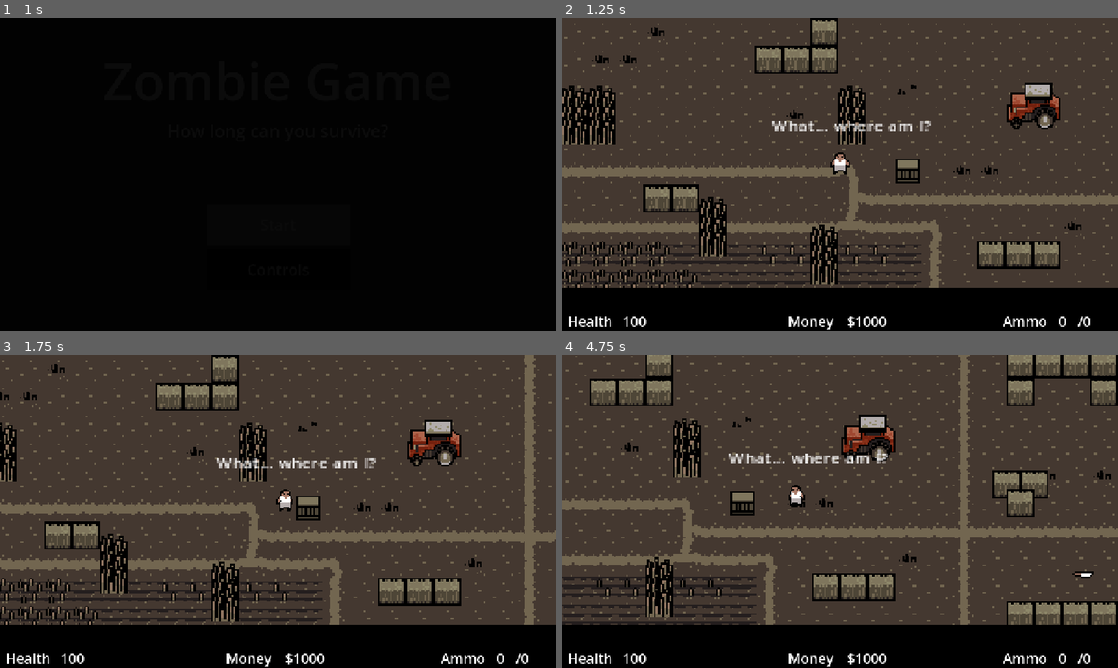
Above: before the commit, frames 1-4 (two rows, left to right).
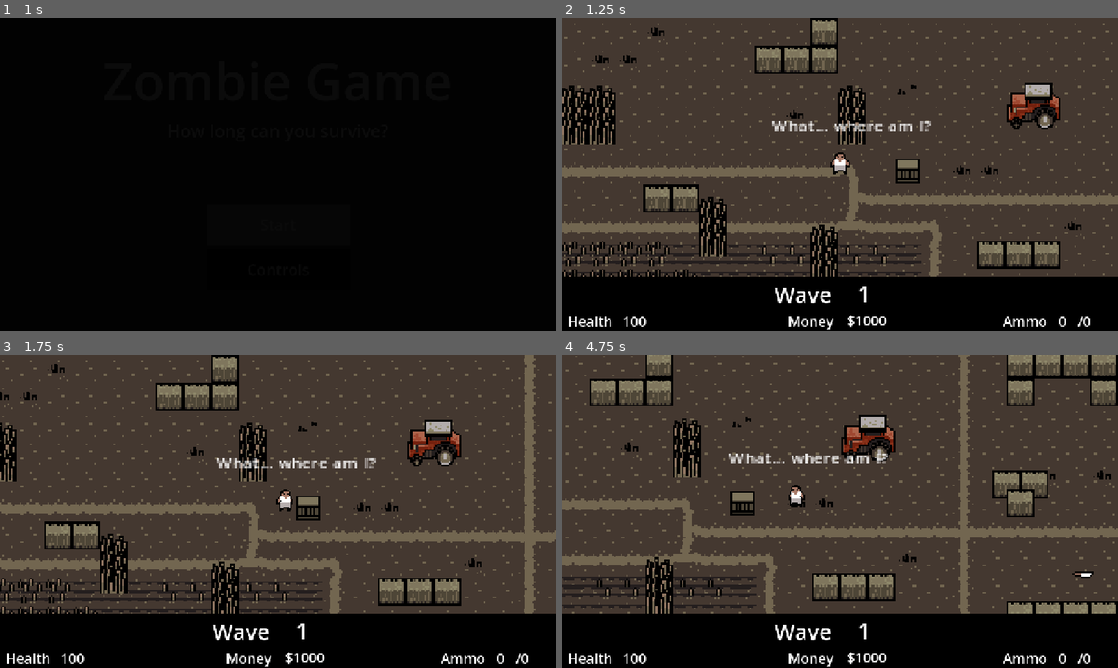
Above: after the commit, the same moments.

Repository: AmosMaddux/RogueZombies
Game: Godot game, scene res://scenes/main_menu.tscn
Two runs of this game, one before a commit and one after it. Both use one fixed random seed, a clock stepped at 60 frames per second and the inputs below.
Inputs (mouse positions are in pixels of both pictures, inside the frame that each line leads up to):
- Up to frame 1 (1 s): click "Start" at 0.5 s
- Up to frame 2 (1.25 s): no input
- Up to frame 3 (1.75 s): move the mouse to (400, 495) at 1.27 s; hold D (walk_right) from 1.28 s (still down); click (400, 495) at 1.35 s
- Up to frame 4 (4.75 s): move the mouse to (728, 527) at 2.02 s; release D (walk_right) at 2.03 s; hold S (walk_down) 2.03-2.78 s; click (728, 527) at 2.1 s; move the mouse to (895, 442) at 2.77 s; hold D (walk_right) 2.78-3.53 s; tap F (buy) at 2.85 s; click (895, 442) at 3.05 s; move the mouse to (812, 574) at 3.52 s; hold W (walk_up) 3.53-4.28 s; tap E (next_weapon) at 3.6 s; click (812, 574) at 3.8 s; move the mouse to (1006, 558) at 4.27 s; hold A (walk_left) from 4.28 s (still down); tap Q (previous_weapon) at 4.35 s; click (1006, 558) at 4.55 s

Frame 1 is identical in both runs. In frame 2, 3.6% of the frame differs, in the area x 0-100%, y 82-99%; in frame 3, 3.7%; in frame 4, 3.8%.

Commit message:
Added sfx

Diff:
--- /dev/null
+++ b/basic_font.tres
@@ -0,0 +1,4 @@
+[gd_resource type="LabelSettings" format=3 uid="uid://cf1moac4ukod8"]
+
+[resource]
+font_size = 32
--- /dev/null
+++ b/big_font.tres
@@ -0,0 +1,4 @@
+[gd_resource type="LabelSettings" format=3 uid="uid://ec184h1yss1i"]
+
+[resource]
+font_size = 50
--- a/project.godot
+++ b/project.godot
@@ -18,6 +18,7 @@
 [autoload]
 
 GameEvents="*uid://b1ghnll5vkpj4"
+MusicManager="*uid://7wrpbjgqry5w"
 
 [display]
 
--- a/scenes/hud.tscn
+++ b/scenes/hud.tscn
@@ -4,15 +4,16 @@
 [ext_resource type="Texture2D" uid="uid://cc6l1ck3ximc7" path="res://Zombie Apocalypse Tileset/Zombie Apocalypse Tileset/Organized separated sprites/Pickable Items and Weapons/Zombie-Tileset---_0337_Capa-338.png" id="2_oo0fn"]
 [ext_resource type="Texture2D" uid="uid://bj4hsbf1x7qid" path="res://Zombie Apocalypse Tileset/Zombie Apocalypse Tileset/Organized separated sprites/Pickable Items and Weapons/Zombie-Tileset---_0334_Capa-335.png" id="3_6fi6k"]
 [ext_resource type="Texture2D" uid="uid://cq18m13q8uqr1" path="res://Zombie Apocalypse Tileset/Zombie Apocalypse Tileset/Organized separated sprites/Pickable Items and Weapons/Zombie-Tileset---_0331_Capa-332.png" id="4_uo2fv"]
-
-[sub_resource type="LabelSettings" id="LabelSettings_toqtt"]
-font_size = 32
+[ext_resource type="Texture2D" uid="uid://dq4pe3oy75ddg" path="res://Zombie Apocalypse Tileset/Zombie Apocalypse Tileset/Organized separated sprites/Pickable Items and Weapons/Zombie-Tileset---_0327_Capa-328.png" id="5_5pdws"]
+[ext_resource type="LabelSettings" uid="uid://cf1moac4ukod8" path="res://basic_font.tres" id="5_047uy"]
+[ext_resource type="LabelSettings" uid="uid://ec184h1yss1i" path="res://big_font.tres" id="6_5pdws"]
 
 [node name="HUD" type="CanvasLayer" unique_id=1773076948]
 script = ExtResource("1_ahhtf")
 knife_icon = ExtResource("2_oo0fn")
 pistol_icon = ExtResource("3_6fi6k")
 shotgun_icon = ExtResource("4_uo2fv")
+gas_icon = ExtResource("5_5pdws")
 
 [node name="MarginContainer" type="MarginContainer" parent="." unique_id=1044027092]
 anchors_preset = 15
@@ -30,7 +31,7 @@
 anchor_top = 1.0
 anchor_right = 1.0
 anchor_bottom = 1.0
-offset_top = -100.0
+offset_top = -126.0
 grow_horizontal = 2
 grow_vertical = 0
 color = Color(0, 0, 0, 1)
@@ -48,7 +49,7 @@
 grow_horizontal = 0
 grow_vertical = 0
 text = "Ammo"
-label_settings = SubResource("LabelSettings_toqtt")
+label_settings = ExtResource("5_047uy")
 
 [node name="AmmoNum" type="Label" parent="MarginContainer/Control/ColorRect" unique_id=195365579]
 layout_mode = 1
@@ -63,7 +64,7 @@
 grow_horizontal = 0
 grow_vertical = 0
 text = "0"
-label_settings = SubResource("LabelSettings_toqtt")
+label_settings = ExtResource("5_047uy")
 
 [node name="AmmoReserveNum" type="Label" parent="MarginContainer/Control/ColorRect" unique_id=172782819]
 layout_mode = 1
@@ -78,7 +79,7 @@
 grow_horizontal = 0
 grow_vertical = 0
 text = "/0"
-label_settings = SubResource("LabelSettings_toqtt")
+label_settings = ExtResource("5_047uy")
 
 [node name="HealthText" type="Label" parent="MarginContainer/Control/ColorRect" unique_id=1664805580]
 layout_mode = 1
@@ -90,7 +91,7 @@
 offset_right = 116.0
 grow_vertical = 0
 text = "Health"
-label_settings = SubResource("LabelSettings_toqtt")
+label_settings = ExtResource("5_047uy")
 
 [node name="HealthNum" type="Label" parent="MarginContainer/Control/ColorRect" unique_id=1476605264]
 layout_mode = 1
@@ -102,7 +103,7 @@
 offset_right = 197.0
 grow_vertical = 0
 text = "0"
-label_settings = SubResource("LabelSettings_toqtt")
+label_settings = ExtResource("5_047uy")
 
 [node name="MoneyText" type="Label" parent="MarginContainer/Control/ColorRect" unique_id=1354395673]
 layout_mode = 1
@@ -117,7 +118,7 @@
 grow_horizontal = 2
 grow_vertical = 0
 text = "Money"
-label_settings = SubResource("LabelSettings_toqtt")
+label_settings = ExtResource("5_047uy")
 
 [node name="MoneyNum" type="Label" parent="MarginContainer/Control/ColorRect" unique_id=356574885]
 layout_mode = 1
@@ -127,12 +128,45 @@
 anchor_right = 0.5
 anchor_bottom = 1.0
 offset_left = 32.0
-offset_top = -45.0
+offset_top = -47.0
 offset_right = 90.0
+offset_bottom = -2.0
 grow_horizontal = 2
 grow_vertical = 0
 text = "0"
-label_settings = SubResource("LabelSettings_toqtt")
+label_settings = ExtResource("5_047uy")
+
+[node name="WaveText" type="Label" parent="MarginContainer/Control/ColorRect" unique_id=80823732]
+layout_mode = 1
+anchors_preset = 7
+anchor_left = 0.5
+anchor_top = 1.0
+anchor_right = 0.5
+anchor_bottom = 1.0
+offset_left = -151.0
+offset_top = -119.0
+offset_right = 13.0
+offset_bottom = -50.0
+grow_horizontal = 2
+grow_vertical = 0
+text = "Wave"
+label_settings = ExtResource("6_5pdws")
+
+[node name="WaveNum" type="Label" parent="MarginContainer/Control/ColorRect" unique_id=1370670195]
+layout_mode = 1
+anchors_preset = 7
+anchor_left = 0.5
+anchor_top = 1.0
+anchor_right = 0.5
+anchor_bottom = 1.0
+offset_left = 41.0
+offset_top = -121.0
+offset_right = 99.0
+offset_bottom = -52.0
+grow_horizontal = 2
+grow_vertical = 0
+text = "0"
+label_settings = ExtResource("6_5pdws")
 
 [node name="WeaponIcon" type="TextureRect" parent="MarginContainer/Control/ColorRect" unique_id=888283606]
 layout_mode = 1
@@ -141,9 +175,25 @@
 anchor_top = 0.5
 anchor_right = 1.0
 anchor_bottom = 0.5
-offset_left = -218.0
-offset_top = -47.0
-offset_right = -105.0
+offset_left = -268.0
+offset_top = -53.0
+offset_right = -144.0
 offset_bottom = 15.0
 grow_horizontal = 0
 grow_vertical = 2
+stretch_mode = 4
+
+[node name="GasIcon" type="TextureRect" parent="MarginContainer/Control/ColorRect" unique_id=974543616]
+layout_mode = 1
+anchors_preset = 6
+anchor_left = 1.0
+anchor_top = 0.5
+anchor_right = 1.0
+anchor_bottom = 0.5
+offset_left = -99.0
+offset_top = -53.0
+offset_right = -18.0
+offset_bottom = 15.0
+grow_horizontal = 0
+grow_vertical = 2
+stretch_mode = 4
--- a/scenes/knife.tscn
+++ b/scenes/knife.tscn
@@ -3,6 +3,7 @@
 [ext_resource type="Script" uid="uid://bv6y3y31u437b" path="res://scripts/knife.gd" id="1_syuqf"]
 [ext_resource type="Texture2D" uid="uid://wb85l2xltqjb" path="res://Zombie Apocalypse Tileset/Zombie Apocalypse Tileset/Organized separated sprites/Pickable Items and Weapons/Zombie-Tileset---_0338_Capa-339.png" id="1_ufhdc"]
 [ext_resource type="PackedScene" uid="uid://e1kqrpwdlydh" path="res://scenes/slash_fx.tscn" id="2_amocf"]
+[ext_resource type="AudioStream" uid="uid://c0vxucuqkcpif" path="res://sfx/knife_hit.mp3" id="4_rhlpq"]
 
 [sub_resource type="RectangleShape2D" id="RectangleShape2D_syuqf"]
 size = Vector2(12, 4)
@@ -30,5 +31,9 @@
 shape = SubResource("RectangleShape2D_amocf")
 disabled = true
 
+[node name="AudioStreamPlayer" type="AudioStreamPlayer" parent="." unique_id=1321121650]
+stream = ExtResource("4_rhlpq")
+volume_db = -15.0
+
 [connection signal="body_entered" from="." to="." method="_on_body_entered"]
 [connection signal="body_entered" from="hitbox" to="." method="_on_hitbox_body_entered"]
--- a/scenes/pistol.tscn
+++ b/scenes/pistol.tscn
@@ -4,6 +4,7 @@
 [ext_resource type="Texture2D" uid="uid://bj4hsbf1x7qid" path="res://Zombie Apocalypse Tileset/Zombie Apocalypse Tileset/Organized separated sprites/Pickable Items and Weapons/Zombie-Tileset---_0334_Capa-335.png" id="2_1e3ry"]
 [ext_resource type="PackedScene" uid="uid://dindvgje25rg7" path="res://scenes/bullet.tscn" id="2_t6oaa"]
 [ext_resource type="PackedScene" uid="uid://cox4xbaoj0qu3" path="res://scenes/pistol_fire_fx.tscn" id="3_t6oaa"]
+[ext_resource type="AudioStream" uid="uid://dx75vxyjcd7nx" path="res://sfx/pistol_shot.wav" id="5_4hq71"]
 
 [sub_resource type="RectangleShape2D" id="RectangleShape2D_t6oaa"]
 size = Vector2(8, 6)
@@ -27,4 +28,8 @@
 wait_time = 0.1
 one_shot = true
 
+[node name="AudioStreamPlayer2D" type="AudioStreamPlayer" parent="." unique_id=1139266614]
+stream = ExtResource("5_4hq71")
+volume_db = -15.0
+
 [connection signal="body_entered" from="." to="." method="_on_body_entered"]
--- a/scenes/player.tscn
+++ b/scenes/player.tscn
@@ -11,6 +11,7 @@
 [ext_resource type="Texture2D" uid="uid://j02qymyeokri" path="res://Zombie Apocalypse Tileset/Zombie Apocalypse Tileset/Organized separated sprites/Player Character Walking Animation Frames/Zombie-Tileset---_0479_Capa-480.png" id="4_3v2ag"]
 [ext_resource type="Texture2D" uid="uid://co5colcexfyfb" path="res://Zombie Apocalypse Tileset/Zombie Apocalypse Tileset/Organized separated sprites/Damaged Player Animation Frames/Zombie-Tileset---_0487_Capa-488.png" id="4_60mlk"]
 [ext_resource type="PackedScene" uid="uid://dg8ujyj2k82h0" path="res://scenes/knife.tscn" id="4_a38lo"]
+[ext_resource type="AudioStream" uid="uid://u6usi5jkm4ve" path="res://sfx/player_hit.mp3" id="5_4ni07"]
 [ext_resource type="Texture2D" uid="uid://drmmthjysasn0" path="res://Zombie Apocalypse Tileset/Zombie Apocalypse Tileset/Organized separated sprites/Blood Animation Frames/Zombie-Tileset---_0379_Capa-380.png" id="5_i4ail"]
 [ext_resource type="Texture2D" uid="uid://d20rk2noveh2q" path="res://Zombie Apocalypse Tileset/Zombie Apocalypse Tileset/Organized separated sprites/Player Character Walking Animation Frames/Zombie-Tileset---_0480_Capa-481.png" id="5_jej6c"]
 [ext_resource type="Texture2D" uid="uid://bvmaucelt0k2t" path="res://Zombie Apocalypse Tileset/Zombie Apocalypse Tileset/Organized separated sprites/Blood Animation Frames/Zombie-Tileset---_0380_Capa-381.png" id="6_a38lo"]
@@ -165,6 +166,7 @@
 shotgun_scene = ExtResource("2_4r5pv")
 pistol_scene = ExtResource("3_i4ail")
 knife_scene = ExtResource("4_a38lo")
+hit_grunt = ExtResource("5_4ni07")
 
 [node name="Visuals" type="Node2D" parent="." unique_id=1407934232]
 
@@ -204,4 +206,6 @@
 wait_time = 5.0
 one_shot = true
 
+[node name="AudioStreamPlayer" type="AudioStreamPlayer" parent="." unique_id=466072901]
+
 [connection signal="timeout" from="DialogueText/Timer" to="DialogueText" method="_on_timer_timeout"]
--- a/scenes/shotgun.tscn
+++ b/scenes/shotgun.tscn
@@ -4,6 +4,7 @@
 [ext_resource type="Texture2D" uid="uid://cq18m13q8uqr1" path="res://Zombie Apocalypse Tileset/Zombie Apocalypse Tileset/Organized separated sprites/Pickable Items and Weapons/Zombie-Tileset---_0331_Capa-332.png" id="1_voyse"]
 [ext_resource type="PackedScene" uid="uid://dindvgje25rg7" path="res://scenes/bullet.tscn" id="2_1ya1i"]
 [ext_resource type="PackedScene" uid="uid://ccdnchj4tnrmy" path="res://scenes/shotgun_fire_fx.tscn" id="3_w47vr"]
+[ext_resource type="AudioStream" uid="uid://drrq68q80ac8t" path="res://sfx/shotgun_shot.wav" id="5_ma6dp"]
 
 [sub_resource type="RectangleShape2D" id="RectangleShape2D_gnj2g"]
 size = Vector2(16, 6)
@@ -25,4 +26,8 @@
 [node name="Timer" type="Timer" parent="." unique_id=2143034378]
 one_shot = true
 
+[node name="AudioStreamPlayer" type="AudioStreamPlayer" parent="." unique_id=676084681]
+stream = ExtResource("5_ma6dp")
+volume_db = -15.0
+
 [connection signal="body_entered" from="." to="." method="_on_body_entered"]
--- a/scenes/skinny_enemy.tscn
+++ b/scenes/skinny_enemy.tscn
@@ -2,6 +2,7 @@
 
 [ext_resource type="Script" uid="uid://4u7ehb6l1kcy" path="res://scripts/skinny_enemy.gd" id="1_xh6oc"]
 [ext_resource type="PackedScene" uid="uid://dlpbqodyye8pc" path="res://scenes/money.tscn" id="2_v86dr"]
+[ext_resource type="AudioStream" uid="uid://b4ga4f7syvqr7" path="res://sfx/zombie_hit.wav" id="3_mfr1p"]
 [ext_resource type="Texture2D" uid="uid://cw8nnewnorr6s" path="res://Zombie Apocalypse Tileset/Zombie Apocalypse Tileset/Organized separated sprites/Damaged Skinny Zombie Animation Frames/Zombie-Tileset---_0404_Capa-405.png" id="3_v86dr"]
 [ext_resource type="Texture2D" uid="uid://buacr4p5igag7" path="res://Zombie Apocalypse Tileset/Zombie Apocalypse Tileset/Organized separated sprites/Damaged Skinny Zombie Animation Frames/Zombie-Tileset---_0405_Capa-406.png" id="4_mfr1p"]
 [ext_resource type="Texture2D" uid="uid://drmmthjysasn0" path="res://Zombie Apocalypse Tileset/Zombie Apocalypse Tileset/Organized separated sprites/Blood Animation Frames/Zombie-Tileset---_0379_Capa-380.png" id="5_rcwx6"]
@@ -134,6 +135,7 @@
 collision_layer = 2
 script = ExtResource("1_xh6oc")
 money_scene = ExtResource("2_v86dr")
+hit_grunt = ExtResource("3_mfr1p")
 
 [node name="Visuals" type="Node2D" parent="." unique_id=1730551592]
 
@@ -150,3 +152,5 @@
 [node name="NavigationAgent2D" type="NavigationAgent2D" parent="." unique_id=402544949]
 path_desired_distance = 2.0
 target_desired_distance = 2.0
+
+[node name="AudioStreamPlayer" type="AudioStreamPlayer" parent="." unique_id=1637615504]
--- a/scripts/game_events.gd
+++ b/scripts/game_events.gd
@@ -12,3 +12,4 @@
 
 #Wave Events
 signal wave_over()
+signal new_wave_started(wave_num)
--- a/scripts/hud.gd
+++ b/scripts/hud.gd
@@ -4,11 +4,14 @@
 @onready var ammo_num: Label = $MarginContainer/Control/ColorRect/AmmoNum
 @onready var money_num: Label = $MarginContainer/Control/ColorRect/MoneyNum
 @onready var ammo_reserve_num: Label = $MarginContainer/Control/ColorRect/AmmoReserveNum
-@onready var weapon_icon: TextureRect = $MarginContainer/Control/ColorRect/WeaponIcon
+@onready var weapon_icon_slot: TextureRect = $MarginContainer/Control/ColorRect/WeaponIcon
+@onready var gas_icon_slot: TextureRect = $MarginContainer/Control/ColorRect/GasIcon
+@onready var wave_num: Label = $MarginContainer/Control/ColorRect/WaveNum
 
 @export var knife_icon: Texture2D
 @export var pistol_icon: Texture2D
 @export var shotgun_icon: Texture2D
+@export var gas_icon: Texture2D
 
 
 # Called when the node enters the scene tree for the first time.
@@ -17,6 +20,7 @@
 	GameEvents.player_ammo_changed.connect(on_ammo_updated)
 	GameEvents.weapon_changed.connect(on_weapon_name_changed)
 	GameEvents.money_changed.connect(on_money_changed)
+	GameEvents.new_wave_started.connect(on_wave_updated)
 
 func on_health_updated(new_health):
 	health_num.text = str(new_health)
@@ -28,17 +32,20 @@
 func on_weapon_name_changed(new_weapon_name):
 	#weapon_name_text.text = new_weapon_name
 	if new_weapon_name == "knife":
-		weapon_icon.texture = knife_icon
+		weapon_icon_slot.texture = knife_icon
 	elif new_weapon_name == "Pistol":
-		weapon_icon.texture = pistol_icon
+		weapon_icon_slot.texture = pistol_icon
 	elif new_weapon_name == "Shotgun":
-		weapon_icon.texture = shotgun_icon
+		weapon_icon_slot.texture = shotgun_icon
 	else:
 		print("Invalid weapon name. Icon cannot be set!")
 
 func on_money_changed(new_money):
 	money_num.text = ("$" + str(new_money))
 
+func on_wave_updated(new_wave):
+	wave_num.text = str(new_wave)
+
 # Called every frame. 'delta' is the elapsed time since the previous frame.
 func _process(delta: float) -> void:
 	pass
--- a/scripts/knife.gd
+++ b/scripts/knife.gd
@@ -8,6 +8,7 @@
 
 #Child Nodes
 @onready var hitbox: CollisionShape2D = $hitbox/CollisionShape2D
+@onready var audio_stream_player: AudioStreamPlayer = $AudioStreamPlayer
 
 
 #Packed Scenes
@@ -20,11 +21,14 @@
 			targets_hit.clear()
 			#Enable hitbox of knife
 			hitbox.set_deferred("disabled", false)
+			#Randomaize pitch of knife swing sfx
+			audio_stream_player.pitch_scale = randf_range(0.7, 1.3)
 			#Tween the knife so it looks like a slash
 			var tween = create_tween()
 			#Wind up
 			tween.tween_property(self, "rotation", deg_to_rad(-45), 0.05)
 			tween.parallel().tween_property(self, "position:y", -10.0, 0.05)
+			tween.tween_callback(func(): audio_stream_player.play())
 			#Slash
 			tween.tween_property(self, "rotation", deg_to_rad(45), 0.1).set_trans(Tween.TRANS_QUART).set_ease(Tween.EASE_OUT)
 			tween.parallel().tween_property(self, "position:y", 5.0, 0.1)
--- /dev/null
+++ b/scripts/music_manager.gd
@@ -0,0 +1,20 @@
+extends Node
+
+var audio_player: AudioStreamPlayer
+
+var music: AudioStream = load("res://sfx/main_music.mp3")
+
+func _ready():
+	audio_player = AudioStreamPlayer.new()
+	add_child(audio_player)
+	play_track(music)
+
+func play_track(stream: AudioStream):
+	if audio_player.stream == stream and audio_player.playing:
+		return # Already playing this track
+
+	audio_player.stream = stream
+	audio_player.play()
+
+func stop_music():
+	audio_player.stop()
--- a/scripts/pistol.gd
+++ b/scripts/pistol.gd
@@ -10,12 +10,14 @@
 @onready var hitbox: CollisionShape2D = $hitbox/CollisionShape2D
 @onready var bullet_spawn_point: Marker2D = $BulletSpawnPoint
 @onready var cooldown: Timer = $Timer
+@onready var audio_stream_player_2d: AudioStreamPlayer = $AudioStreamPlayer2D
 
 #Packed Scenes
 @export var bullet_scene: PackedScene
 @export var fire_fx: PackedScene
 
 var player: Player
+
 
 func _ready() -> void:
 	player = get_tree().get_first_node_in_group("player")
@@ -27,6 +29,10 @@
 
 		player.pistol_current_ammo -= 1
 		GameEvents.player_ammo_changed.emit(player.pistol_current_ammo, player.pistol_ammo_reserves)
+
+		#Play SFX
+		audio_stream_player_2d.pitch_scale = randf_range(0.7, 1.3)
+		audio_stream_player_2d.play()
 
 		#Instantiate bullet and flash
 		var bullet := bullet_scene.instantiate()
--- a/scripts/player.gd
+++ b/scripts/player.gd
@@ -8,6 +8,7 @@
 @onready var weapon_pivot: Node2D = $WeaponPivot
 @onready var weapon_slot: Marker2D = $WeaponPivot/WeaponSlot
 @onready var dialogue_text: Label = $DialogueText
+@onready var audio_stream_player: AudioStreamPlayer = $AudioStreamPlayer
 
 #Health Vars
 var health := 100
@@ -47,6 +48,9 @@
 var shotgun_max_ammo := 4
 var shotgun_current_ammo := 0
 var shotgun_ammo_reserves := 16
+
+#SFX
+@export var hit_grunt: AudioStream
 
 func _ready() -> void:
 	#Initialize UI
@@ -102,21 +106,27 @@
 
 
 func take_damage(damage_amount: int):
+
+	#Subtract Health
 	health -= damage_amount
-	print("Player has taken damage! Health: " + str(health))
+	if health <= 0:
+		GameEvents.player_health_changed.emit(0)
+		is_alive = false
+		die()
+	else:
+		GameEvents.player_health_changed.emit(health)
+
 
 	#Flash red
 	var tween = create_tween()
 	tween.tween_property(animated_sprite, "self_modulate", Color.RED, 0.1)
 	tween.tween_property(animated_sprite, "self_modulate", Color.WHITE, 0.1)
 
-
-	if health <= 0:
-		GameEvents.player_health_changed.emit(0)
-		is_alive = false
-		die()
-	else:
-		GameEvents.player_health_changed.emit(health)
+	#Play SFX
+	audio_stream_player.stream = hit_grunt
+	audio_stream_player.pitch_scale = randf_range(0.8, 1.1)
+	audio_stream_player.play()
+
 
 func die():
 	Engine.time_scale = 0.5
--- a/scripts/shotgun.gd
+++ b/scripts/shotgun.gd
@@ -10,6 +10,7 @@
 @onready var hitbox: CollisionShape2D = $hitbox/CollisionShape2D
 @onready var bullet_spawn_point: Marker2D = $BulletSpawnPoint
 @onready var cooldown: Timer = $Timer
+@onready var audio_stream_player: AudioStreamPlayer = $AudioStreamPlayer
 
 #Packed Scenes
 @export var bullet_scene: PackedScene
@@ -23,10 +24,14 @@
 func attack(origin: Marker2D):
 	if cooldown.is_stopped() and player.shotgun_current_ammo > 0:
 
+		#Change Ammo
 		player.shotgun_current_ammo -= 1
 		GameEvents.player_ammo_changed.emit(player.shotgun_current_ammo, player.shotgun_ammo_reserves)
 
-		print("You have " + str(player.shotgun_current_ammo) + " ammo")
+		#Randomize pitch of shot sfx and play
+		audio_stream_player.pitch_scale = randf_range(0.7, 1.3)
+		audio_stream_player.play()
+
 		#Instantiate 4 bullets and flash
 		var spawned_bullets = []
 		for i in range(4):
--- a/scripts/skinny_enemy.gd
+++ b/scripts/skinny_enemy.gd
@@ -22,12 +22,18 @@
 #Child Nodes
 @onready var animated_sprite_2d: AnimatedSprite2D = $Visuals/AnimatedSprite2D
 @onready var nav_agent: NavigationAgent2D = $NavigationAgent2D
+@onready var audio_stream_player_2d: AudioStreamPlayer2D = $AudioStreamPlayer2D
+@onready var audio_stream_player: AudioStreamPlayer = $AudioStreamPlayer
 
 #Other Nodes and Scenes
 @onready var player: Player
 @onready var visuals: Node2D = $Visuals
 
 @export var money_scene: PackedScene
+
+#SFX
+@export var hit_grunt: AudioStream
+
 
 func _ready() -> void:
 	speed = randf_range(min_speed, max_speed)
@@ -74,9 +80,15 @@
 	queue_free()
 
 func take_damage(damage_amount: int):
+
+	#Play SFX
+	audio_stream_player.stream = hit_grunt
+	audio_stream_player.pitch_scale = randf_range(0.8, 1.5)
+	audio_stream_player.play()
+
+
 	is_stunned = true
 	health -= damage_amount
-	print("Ow! " + self.name + " has taken " + str(damage_amount) + " damage! Current health: " + str(health))
 
 	animate_damage()
 
--- a/scripts/spawn_controller.gd
+++ b/scripts/spawn_controller.gd
@@ -41,6 +41,7 @@
 	print("Wave starting...")
 	#Reset wave Vars
 	current_wave += 1
+	GameEvents.new_wave_started.emit(current_wave)
 	#Spawn one and a half skinny zombies per wave
 	skinny_zoms_spawned = 0
 	skinny_zoms_to_spawn = ceil(current_wave * 1.5)
@@ -143,7 +144,8 @@
 
 
 func check_if_wave_over():
-	if in_wave and big_zoms_to_spawn <= 0:
+	#If there are no more zoms to be spawned, and we are currently in a wave, check if all the enemies are deadd
+	if in_wave and (big_zoms_to_spawn + skinny_zoms_to_spawn + turret_zoms_to_spawn + fast_zoms_to_spawn) <= 0:
 		var enemies_left = get_tree().get_nodes_in_group("enemy")
 
 		if enemies_left.size() == 0:
Not shown, added: scripts/music_manager.gd.uid
Not shown, added: sfx/knife_hit.mp3
Not shown, added: sfx/main_music.mp3
Not shown, added: sfx/pistol_shot.wav
Not shown, added: sfx/player_hit.mp3
Not shown, added: sfx/shotgun_shot.wav
Not shown, added: sfx/zombie_1.wav
Not shown, added: sfx/zombie_2.wav
Not shown, added: sfx/zombie_3.wav
Not shown, added: sfx/zombie_hit.wav
Not shown, added: sfx/zombie_spit.wav
